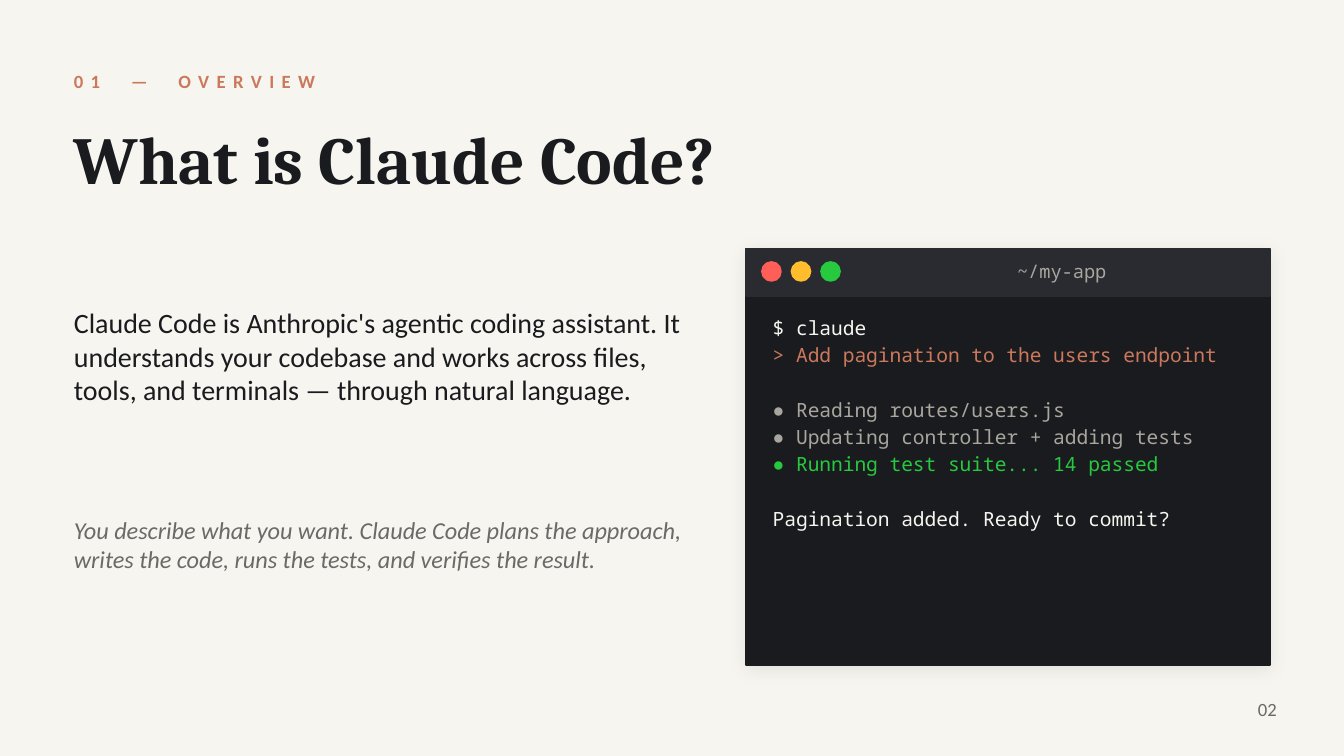
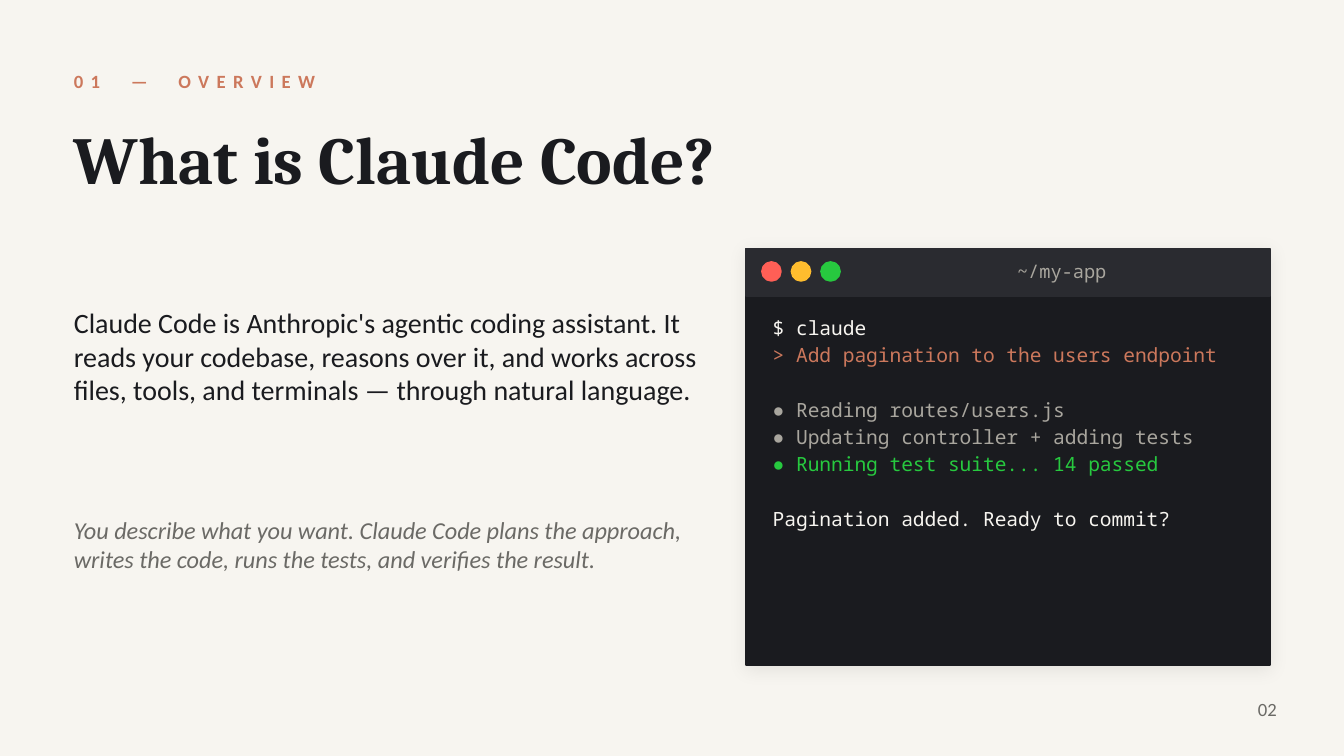
Before and after one commit to radrt/sap-presentation-claude, a slide deck: slide 2 of Claude_Code.pptx. Drawn at 1344x756 pixels with LibreOffice and Linux fonts; fonts in the diff are those of the drawing. Boxes give left, top, right and bottom in pixels: in the first picture for what was removed or moved away, otherwise in the second. Text is boxed around its words. In the diff, an @@ line names an element or a change of style, - is before the commit and + after.

```diff
--- a/Claude_Code.pptx
+++ b/Claude_Code.pptx
@@ text at <box>74,313,696,405</box>: text changed @@
-Claude Code is Anthropic's agentic coding assistant. It understands your codebase and works across files, tools, and terminals — through natural language.
+Claude Code is Anthropic's agentic coding assistant. It reads your codebase, reasons over it, and works across files, tools, and terminals — through natural language.
```
Also in this commit, not shown: 5 other slides changed, 1 slide added.
